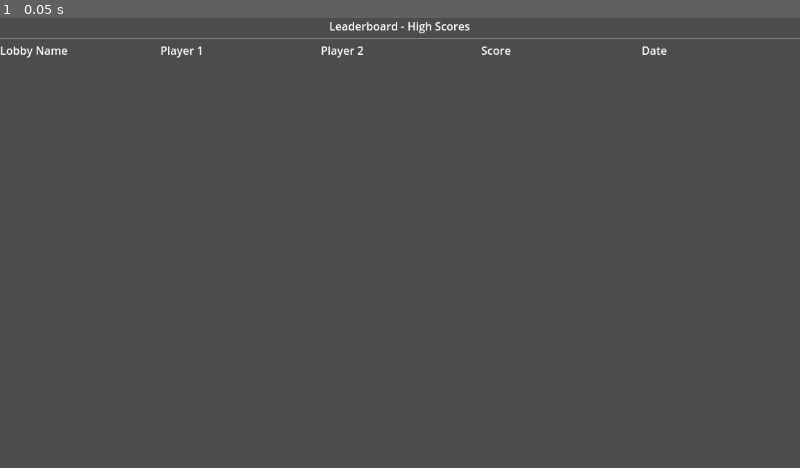
Above: before the commit, frame 1.
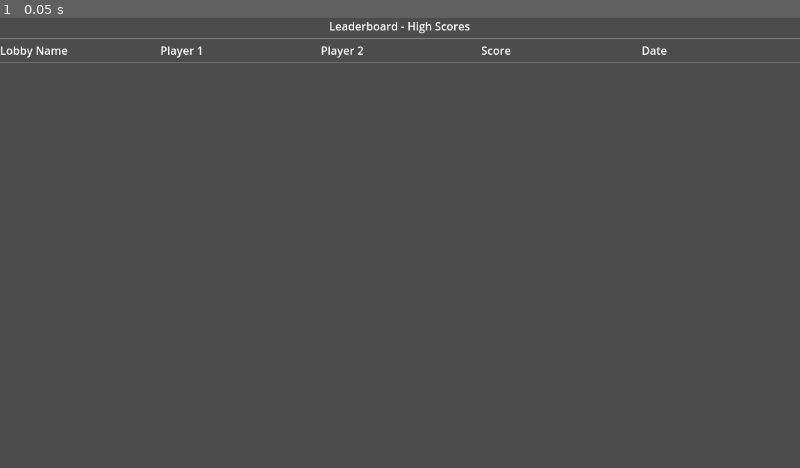
Above: after the commit, the same moment.

Repository: sublollipp/resonant_runners
Game: Godot game, scene res://Scenes/UI/leaderboard.tscn
Same seed, same stepped clock (60 frames per second), same inputs: the game is played once before the commit and once after it. This scene is started directly instead of the project's main scene.
Inputs:
- Up to frame 1 (0.05 s): no input

The runs differ from the first frame. In frame 1, 0.2% of the frame differs, in the area x 0-100%, y 9-10%.

Commit message:
Leaderboard v1 utestet

Diff:
--- a/Scenes/UI/leaderboard.tscn
+++ b/Scenes/UI/leaderboard.tscn
@@ -47,8 +47,12 @@
 size_flags_horizontal = 3
 text = "Date"
 
+[node name="HSeparator2" type="HSeparator" parent="."]
+layout_mode = 2
+
 [node name="ScrollContainer" type="ScrollContainer" parent="."]
 layout_mode = 2
+size_flags_vertical = 3
 
 [node name="ScoreList" type="VBoxContainer" parent="ScrollContainer"]
 unique_name_in_owner = true
--- a/Scripts/gamescript.gd
+++ b/Scripts/gamescript.gd
@@ -37,6 +37,13 @@
 	print("JDPÅCBCBCVICHGKJFC")
 
 func death():
+	if GDSync.is_host():
+		var lobbyname : String = GDSync.lobby_get_name()
+		var players : Array = GDSync.lobby_get_all_clients()
+		if players.size() > 1:
+			var player1 = GDSync.player_get_data(players[0], "Username")
+			var player2 = GDSync.player_get_data(players[1], "Username")
+			ResonantRunners.addScore(lobbyname, player1, player2, int(%CamController.position / 100))
 	Gamespeed.speed = 0
 	$SynchronizedAnimationPlayer.play("fadeout")
 
--- a/Scripts/resonant_runners.gd
+++ b/Scripts/resonant_runners.gd
@@ -2,8 +2,26 @@
 
 const GAMESCENE = preload("res://Scenes/main_level_scene.tscn")
 
+var posternode : HTTPRequest
+
 var debugPC : int = 1
 var offline : bool = true
+
+func _ready() -> void:
+	var hnode : HTTPRequest = HTTPRequest.new()
+	hnode.name = "Poster"
+	add_child(hnode)
+	posternode = get_node("Poster")
+
+func addScore(lobbyName : String, player1 : String, player2 : String, score : int) -> void:
+
+	if lobbyName && player1 && player2 && score != 0:
+		posternode.request_completed.connect(Callable(self, "_on_post_completed"))
+		var url = "http://resonantrunnersapi.atwebpages.com/postscores.php?lobby=" + lobbyName + "&p1=" + player1 + "&p2=" + player2 + "&score=" + str(score)
+		var error = posternode.request(url)
+
+		if error != OK:
+			print("Du kunne ikke tilføje scores af en eller anden årsag")
 
 func start_demo_game(playerCount : int) -> void:
 	debugPC = playerCount
--- a/project.godot
+++ b/project.godot
@@ -26,7 +26,6 @@
 Gamespeed="*res://Scripts/gamespeed.gd"
 ResonantRunners="*res://Scripts/resonant_runners.gd"
 GDSync="*res://addons/GD-Sync/MultiplayerClient.gd"
-Leaderboard="*res://Scripts/leaderbored.gd"
 
 [display]
 
Not shown: 1 places in Scenes/main_level_scene.tscn that only renumber resources
